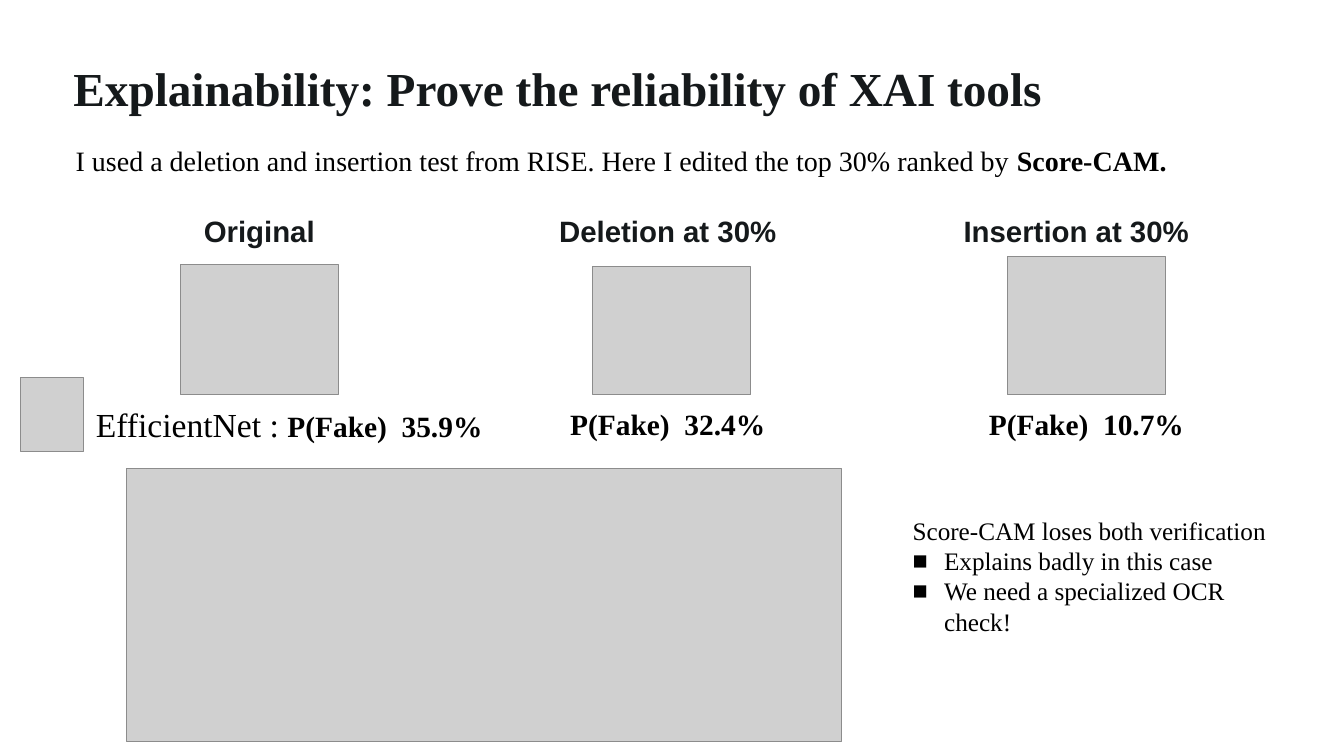
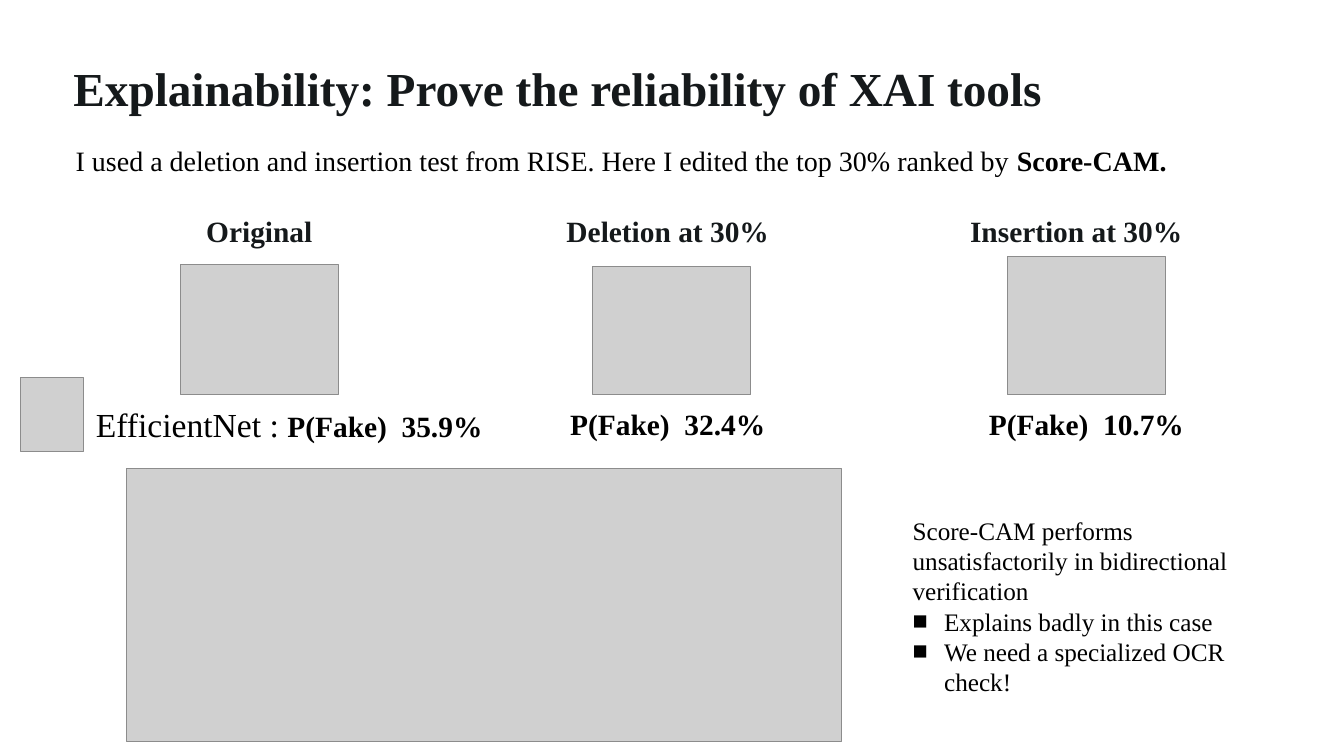
Before and after one commit to exileheadgrz/fakeBankNoteDetection, a slide deck: slide 6 of Banknote_Issuer_Review.pptx. Drawn at 1344x756 pixels with LibreOffice and Linux fonts; fonts in the diff are those of the drawing; grey boxes stand for pictures. Boxes give left, top, right and bottom in pixels: in the first picture for what was removed or moved away, otherwise in the second. Text is boxed around its words. In the diff, an @@ line names an element or a change of style, - is before the commit and + after.

```diff
--- a/Banknote_Issuer_Review.pptx
+++ b/Banknote_Issuer_Review.pptx
@@ font Arial to Times New Roman in 3 elements at (x1=206, y1=221, x2=312, y2=249), (x1=566, y1=221, x2=769, y2=243), (x1=970, y1=221, x2=1182, y2=243) @@
@@ text at (x1=913, y1=522, x2=1227, y2=601): text changed @@
-Score-CAM loses both verification
+Score-CAM performs unsatisfactorily in bidirectional verification
```
Also in this commit, not shown: 4 other slides changed.
